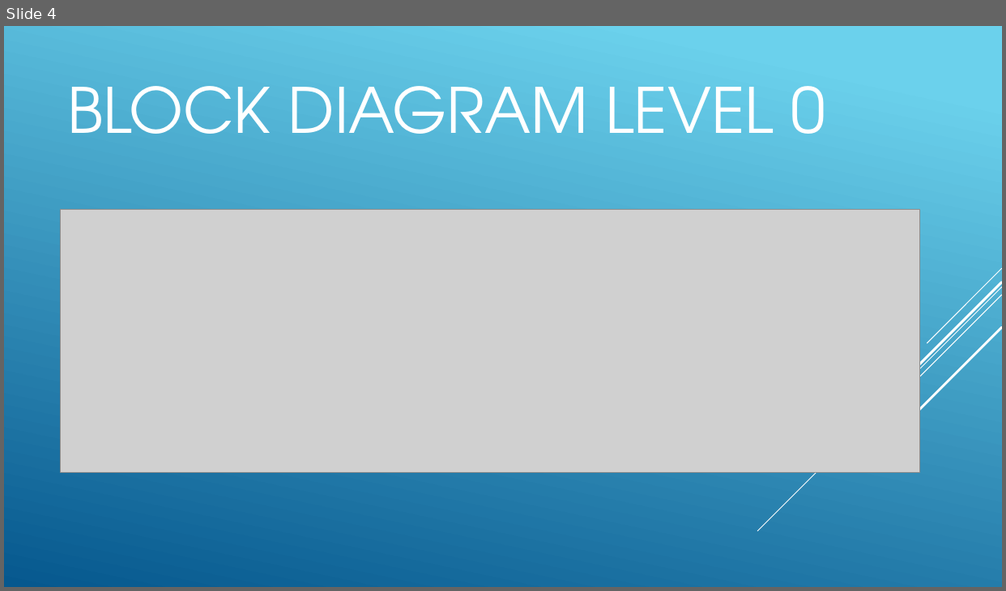
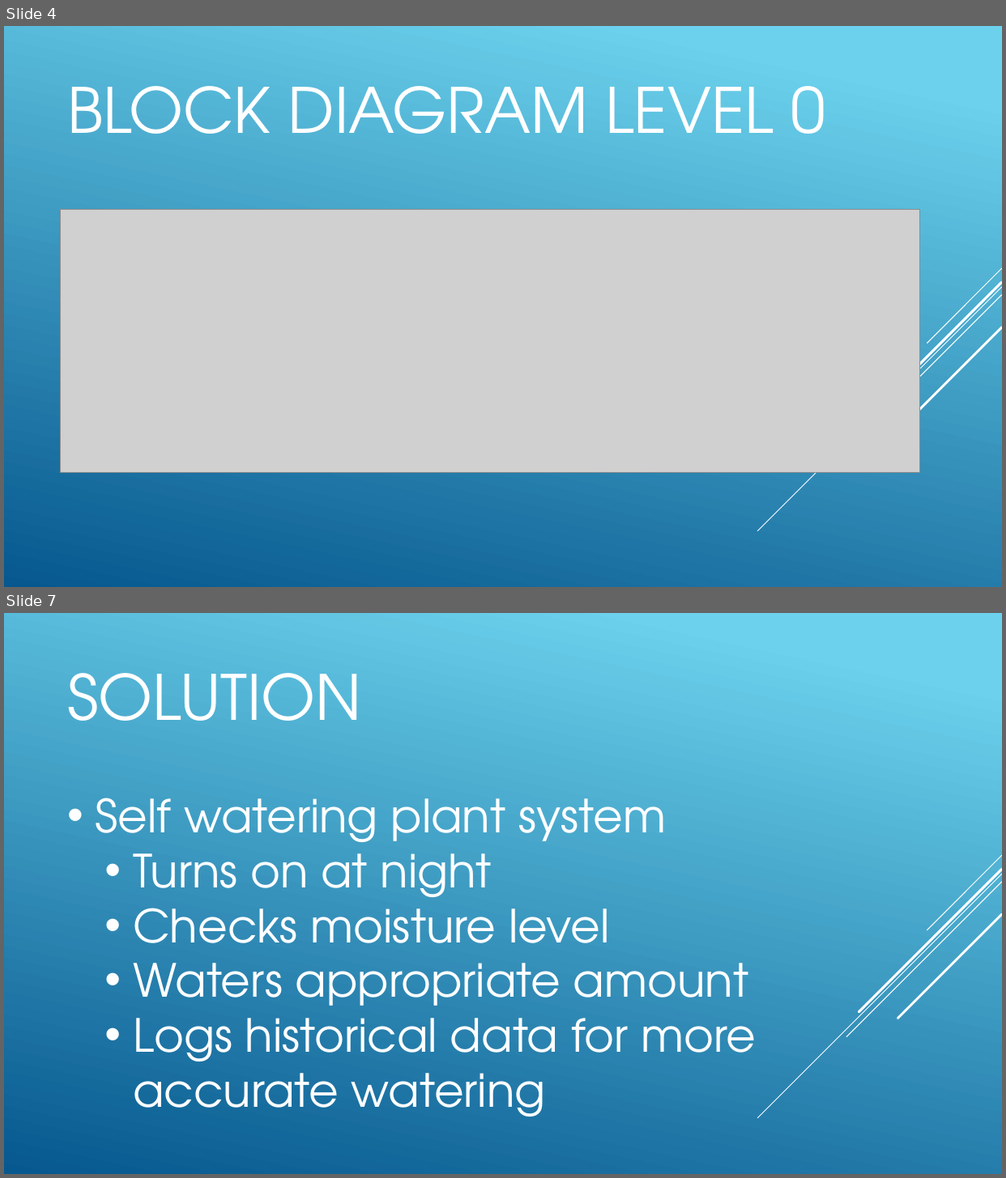
Before and after one commit to jp32/ece411-pdx, a slide deck: documents/presentation.pptx. Shown one above the other, each under a label of ours: slide 4 before the commit, slides 4 and 7 after it; the slides between them are not shown. The pictures are 1006x591 and 1006x1178 pixels, drawn with LibreOffice and Linux fonts; fonts in the diff are those of the drawing; grey boxes stand for pictures. Boxes give left, top, right and bottom in pixels: in the first picture for what was removed or moved away, otherwise in the second. Text is boxed around its words. In the diff, an @@ line names an element or a change of style, - is before the commit and + after.

```diff
--- a/documents/presentation.pptx
+++ b/documents/presentation.pptx
@@ slide 7 added at <box>4,613,1002,1174</box>, background gradient #6ED2EB to #06588E; not listed: 5 template elements that a slide beside it also shows @@
@@ title added at <box>67,673,361,721</box>, 60 pt, text #FFFFFF @@
+SOLUTION
@@ text added at <box>96,798,756,1117</box>, 44 pt, text #FFFFFF @@
+• Self watering plant system
+  • Turns on at night
+  • Checks moisture level
+  • Waters appropriate amount
+  • Logs historical data for more accurate watering
```
Also in this commit, not shown: 1 slide changed, 1 other slide added, 1 other file.
